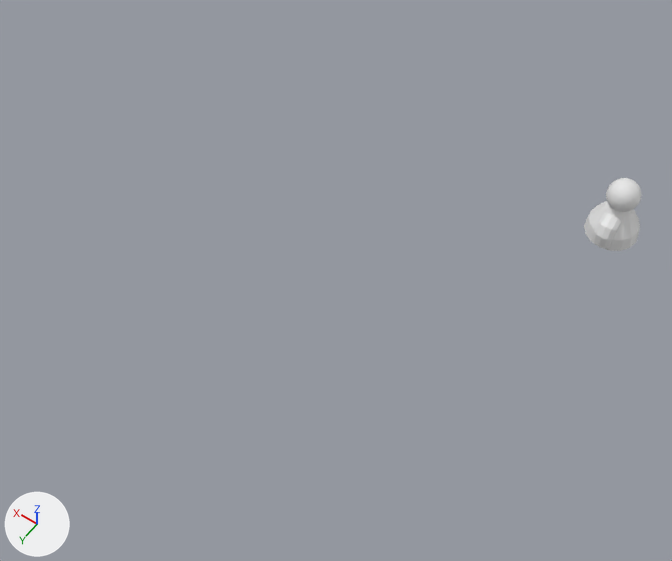
The Blender file maps/New styles/Dimensional/Andrea/character.blend as it was, and as the next commit left it.
The view is the same before and after, from a camera (50 mm lens) standing at (-2.12, 10.51, 11.29) and looking at (2.96, 3.39, 0.1). Lighting does not change. The marker at lower left points along +X, +Y and +Z.
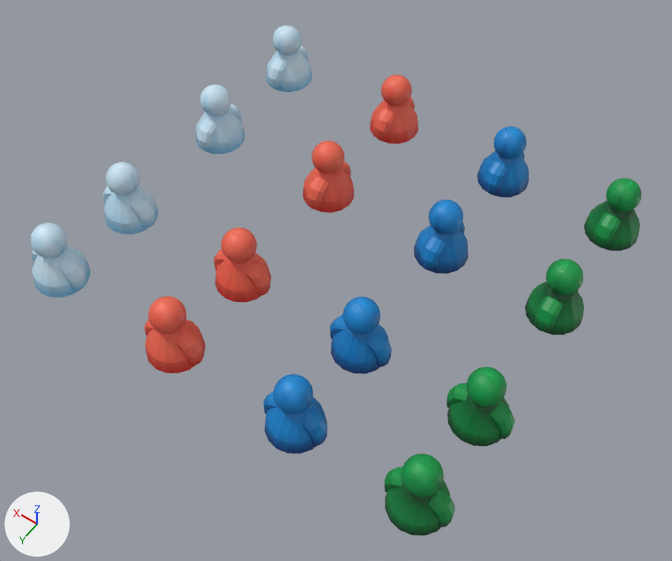
The newer file is also turned or shifted as a whole; pictures and numbers use the older file's frame.

What changed in the scene script:
```text
Change me_cone_003:
    where me_cone_003.from_pydata(...)  # 539 vertices, 550 faces; spans x -0.429..0.429, y -0.487..0.492, z -0.555..0.595
    add me_cone_003.materials.append(mat_avatar)  # picture img_avatar_texture_png
Add ob_cone_019:
    ob_cone_019 = bpy.data.objects.new('Cone.019', me_cone_019)  # 539 vertices, 550 faces; spans x -0.429..0.429, y -0.487..0.492, z -0.555..0.595; in mat_avatar_003 (picture img_avatar_texture4_png)
    ob_cone_019.location = (6.45, 1.96, 0.56)
    ob_cone_019.rotation_euler = (0.0, 0.0, 3.142)  # degrees (0, 0, 180)
Add ob_cone_018:
    ob_cone_018 = bpy.data.objects.new('Cone.018', me_cone_018)  # 539 vertices, 550 faces; spans x -0.429..0.429, y -0.487..0.492, z -0.555..0.595; in mat_avatar_003 (picture img_avatar_texture4_png)
    ob_cone_018.location = (6.45, 4.19, 0.56)
    ob_cone_018.rotation_euler = (0.0, 0.0, 1.571)  # degrees (0, 0, 90)
Add ob_cone_017:
    ob_cone_017 = bpy.data.objects.new('Cone.017', me_cone_017)  # 539 vertices, 550 faces; spans x -0.429..0.429, y -0.487..0.492, z -0.555..0.595; in mat_avatar_003 (picture img_avatar_texture4_png)
    ob_cone_017.location = (6.45, 5.73, 0.56)
    ob_cone_017.rotation_euler = (0.0, 0.0, -1.571)  # degrees (0, 0, -90)
Add ob_cone_016:
    ob_cone_016 = bpy.data.objects.new('Cone.016', me_cone_016)  # 539 vertices, 550 faces; spans x -0.429..0.429, y -0.487..0.492, z -0.555..0.595; in mat_avatar_003 (picture img_avatar_texture4_png)
    ob_cone_016.location = (6.45, 0.0, 0.56)
Add ob_cone_015:
    ob_cone_015 = bpy.data.objects.new('Cone.015', me_cone_015)  # 539 vertices, 550 faces; spans x -0.429..0.429, y -0.487..0.492, z -0.555..0.595; in mat_avatar_002 (picture img_avatar_texture3_png)
    ob_cone_015.location = (4.14, 1.96, 0.56)
    ob_cone_015.rotation_euler = (0.0, 0.0, 3.142)  # degrees (0, 0, 180)
Add ob_cone_014:
    ob_cone_014 = bpy.data.objects.new('Cone.014', me_cone_014)  # 539 vertices, 550 faces; spans x -0.429..0.429, y -0.487..0.492, z -0.555..0.595; in mat_avatar_002 (picture img_avatar_texture3_png)
    ob_cone_014.location = (4.14, 4.19, 0.56)
    ob_cone_014.rotation_euler = (0.0, 0.0, 1.571)  # degrees (0, 0, 90)
Add ob_cone_013:
    ob_cone_013 = bpy.data.objects.new('Cone.013', me_cone_013)  # 539 vertices, 550 faces; spans x -0.429..0.429, y -0.487..0.492, z -0.555..0.595; in mat_avatar_002 (picture img_avatar_texture3_png)
    ob_cone_013.location = (4.14, 5.73, 0.56)
    ob_cone_013.rotation_euler = (0.0, 0.0, -1.571)  # degrees (0, 0, -90)
Add ob_cone_012:
    ob_cone_012 = bpy.data.objects.new('Cone.012', me_cone_012)  # 539 vertices, 550 faces; spans x -0.429..0.429, y -0.487..0.492, z -0.555..0.595; in mat_avatar_002 (picture img_avatar_texture3_png)
    ob_cone_012.location = (4.14, 0.0, 0.56)
Add ob_cone_011:
    ob_cone_011 = bpy.data.objects.new('Cone.011', me_cone_011)  # 539 vertices, 550 faces; spans x -0.429..0.429, y -0.487..0.492, z -0.555..0.595; in mat_avatar_001 (picture img_avatar_texture2_png)
    ob_cone_011.location = (1.97, 0.0, 0.56)
Add ob_cone_010:
    ob_cone_010 = bpy.data.objects.new('Cone.010', me_cone_010)  # 539 vertices, 550 faces; spans x -0.429..0.429, y -0.487..0.492, z -0.555..0.595; in mat_avatar_001 (picture img_avatar_texture2_png)
    ob_cone_010.location = (1.97, 5.73, 0.56)
    ob_cone_010.rotation_euler = (0.0, 0.0, -1.571)  # degrees (0, 0, -90)
Add ob_cone_009:
    ob_cone_009 = bpy.data.objects.new('Cone.009', me_cone_009)  # 539 vertices, 550 faces; spans x -0.429..0.429, y -0.487..0.492, z -0.555..0.595; in mat_avatar_001 (picture img_avatar_texture2_png)
    ob_cone_009.location = (1.97, 4.19, 0.56)
    ob_cone_009.rotation_euler = (0.0, 0.0, 1.571)  # degrees (0, 0, 90)
Add ob_cone_008:
    ob_cone_008 = bpy.data.objects.new('Cone.008', me_cone_008)  # 539 vertices, 550 faces; spans x -0.429..0.429, y -0.487..0.492, z -0.555..0.595; in mat_avatar_001 (picture img_avatar_texture2_png)
    ob_cone_008.location = (1.97, 1.96, 0.56)
    ob_cone_008.rotation_euler = (0.0, 0.0, 3.142)  # degrees (0, 0, 180)
Add ob_cone_007:
    ob_cone_007 = bpy.data.objects.new('Cone.007', me_cone_003.copy())  # the mesh of ob_cone_003
    ob_cone_007.location = (0.0, 1.96, 0.56)
    ob_cone_007.rotation_euler = (0.0, 0.0, 3.142)  # degrees (0, 0, 180)
Add ob_cone_006:
    ob_cone_006 = bpy.data.objects.new('Cone.006', me_cone_003.copy())  # the mesh of ob_cone_003
    ob_cone_006.location = (0.0, 4.19, 0.56)
    ob_cone_006.rotation_euler = (0.0, 0.0, 1.571)  # degrees (0, 0, 90)
Add ob_cone_005:
    ob_cone_005 = bpy.data.objects.new('Cone.005', me_cone_003.copy())  # the mesh of ob_cone_003
    ob_cone_005.location = (0.0, 5.73, 0.56)
    ob_cone_005.rotation_euler = (0.0, 0.0, -1.571)  # degrees (0, 0, -90)
```

Changed parts and their boxes [x1, y1, x2, y2] in the pictures (672 x 561 px):
'Cone.005', added (green)
    after: [384, 454, 455, 536]
'Cone.006', added (green)
    after: [446, 367, 515, 446]
'Cone.010', added (blue)
    after: [263, 374, 328, 454]
'Cone.009', added (blue)
    after: [330, 297, 392, 374]
'Cone.013', added (red)
    after: [144, 296, 206, 373]
'Cone.007', added (green)
    after: [525, 259, 584, 335]
'Cone.017', added (blue)
    after: [30, 223, 90, 298]
'Cone.014', added (red)
    after: [214, 227, 271, 302]
'Cone.008', added (blue)
    after: [414, 200, 468, 274]
'Cone.003', recoloured (white to green)
    both: [584, 178, 642, 251]
'Cone.018', added (blue)
    after: [103, 162, 158, 234]
'Cone.015', added (red)
    after: [303, 141, 354, 213]
'Cone.011', added (blue)
    after: [477, 126, 529, 197]
'Cone.019', added (blue)
    after: [196, 84, 245, 154]
'Cone.012', added (red)
    after: [370, 75, 418, 144]
'Cone.016', added (blue)
    after: [266, 25, 312, 92]
